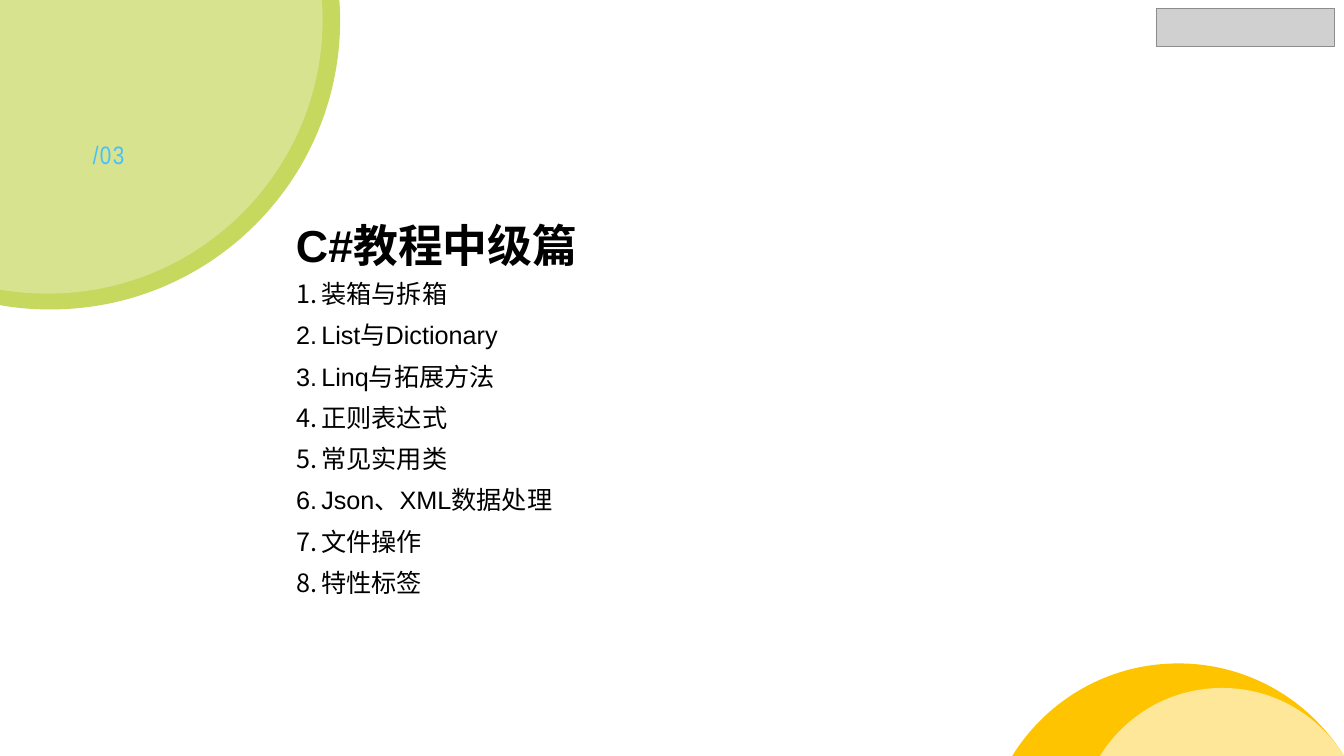
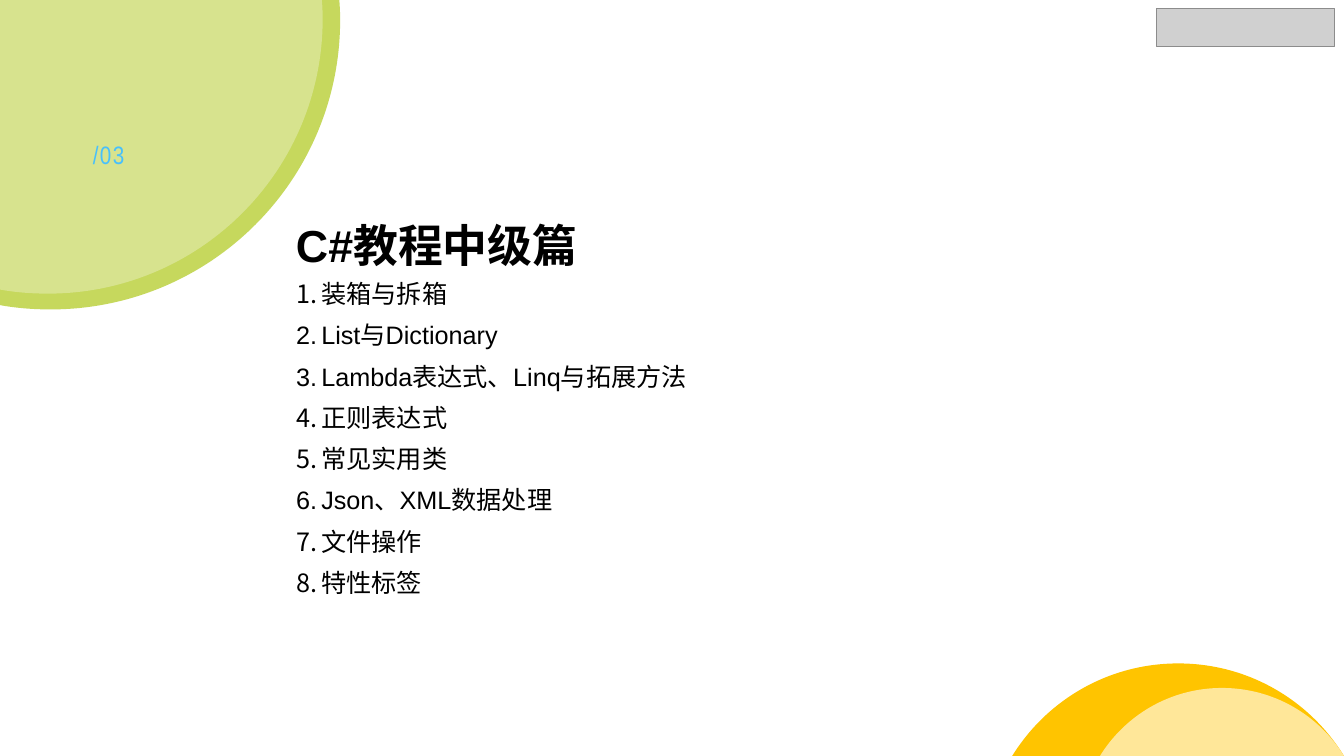
Before and after one commit to StevenEco/.NetCoreGuide, a slide deck: slide 23 of PPT/Microsoft Lesson.pptx. Drawn at 1344x756 pixels with LibreOffice and Linux fonts; fonts in the diff are those of the drawing; grey boxes stand for pictures. Boxes give left, top, right and bottom in pixels: in the first picture for what was removed or moved away, otherwise in the second. Text is boxed around its words. In the diff, an @@ line names an element or a change of style, - is before the commit and + after.

```diff
--- a/PPT/Microsoft Lesson.pptx
+++ b/PPT/Microsoft Lesson.pptx
@@ text at box(321, 365, 687, 391): text changed @@
-3. Linq与拓展方法
+3. Lambda表达式、Linq与拓展方法
```
Also in this commit, not shown: 19 other files.
